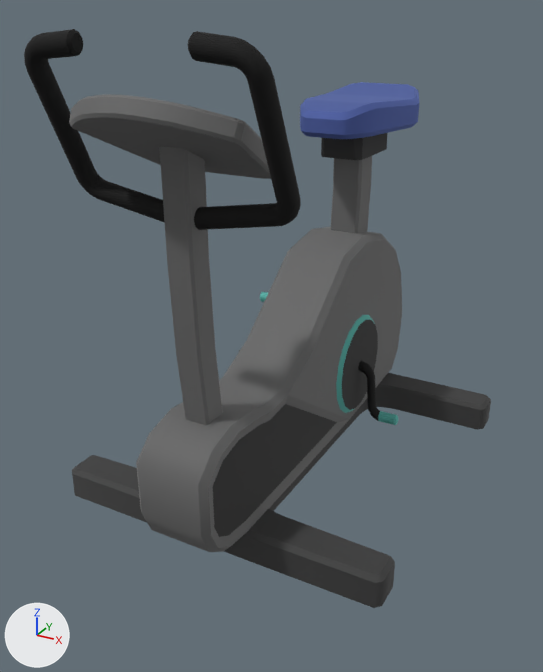
One commit to the FBX model Assets/Models/bike.fbx: the scene before it, then after it.
Camera for both pictures: a 50 mm camera at (1.53, -2.98, 2.21) aimed at (-0.05, -0.1, 0.78). Every picture has the same lights, and +X, +Y and +Z are marked at lower left. Where no turn or scale is listed for an object, it has been applied to the vertices.

Objects in the first picture: 'Hypercasual_Gym_Training2', 'Hypercasual_Gym_Training2_1'.
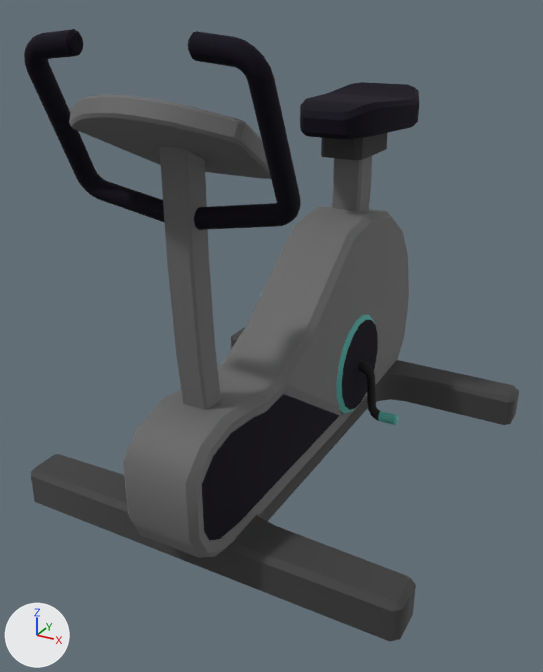
Scene script edits in JSON lines:
```json
{"block": "me_mesh_019", "where": "# used by ob_hypercasual_gym_training2; location = (0.0, 0.0, 0.0)"}
{"op": "remove", "block": "me_mesh_019", "code": "me_mesh_019.from_pydata(...)  # 827 vertices, 1588 faces; spans x -0.84..0.79, y -1.16..1.16, z -0.01..2.15"}
{"op": "add", "block": "me_mesh_019", "code": "me_mesh_019.from_pydata(...)  # 827 vertices, 1588 faces; spans x -0.98..0.91, y -1.16..1.28, z 0.0..2.15"}
{"block": "me_mesh_019", "change": "me_mesh_019 part 1: the loose piece of 96 vertices spanning x -0.84..0.79, y -0.73..1.04, z -0.01..0.14 is scaled about its middle by 1.16, then moved by (0.0, 0.0, 0.02)"}
{"block": "me_mesh_019", "change": "me_mesh_019 part 2: the loose piece of 106 vertices spanning x -0.17..0.17, y -1.03..1.16, z 0.11..1.14 is scaled about its middle by (1, 1.09, 1.09), then moved by (0.0, 0.02, 0.06)"}
{"block": "me_mesh_019", "change": "me_mesh_019 part 3: texture (UV) coordinates of 854 of 1588 faces, centred in x -0.46..0.46, y -1.09..1.09, z 0.32..2.14, changed; they spanned u 0.51..0.99, v 0.36..0.65 and now span u 0.76..0.87, v 0.07..0.18"}
```

Pixel boxes (x1, y1, x2, y2) of what changed, in the pictures (543 x 672 px; the box of a moved part takes in the faces that stretch with it):
```json
{"object": "Hypercasual_Gym_Training2", "change": "reshaped, surface changed", "before": [24, 29, 491, 608], "after": [24, 29, 519, 641]}
{"part": 1, "of": "me_mesh_019", "change": "moved or reshaped", "before": [72, 350, 491, 608], "after": [31, 327, 519, 641]}
{"part": 2, "of": "me_mesh_019", "change": "moved or reshaped", "before": [136, 227, 402, 552], "after": [123, 206, 409, 558]}
{"part": 3, "of": "me_mesh_019", "change": "surface changed", "before": [24, 29, 420, 230], "after": [24, 29, 420, 230], "on screen": "blue to black"}
```
